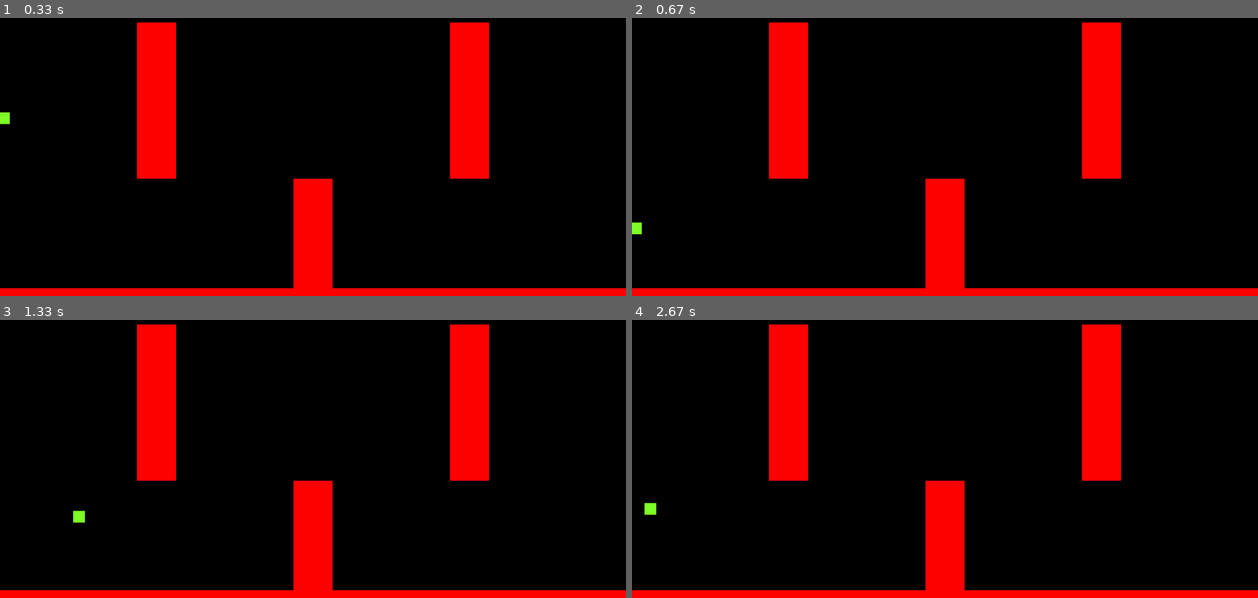
Above: before the commit, frames 1-4 (two rows, left to right).
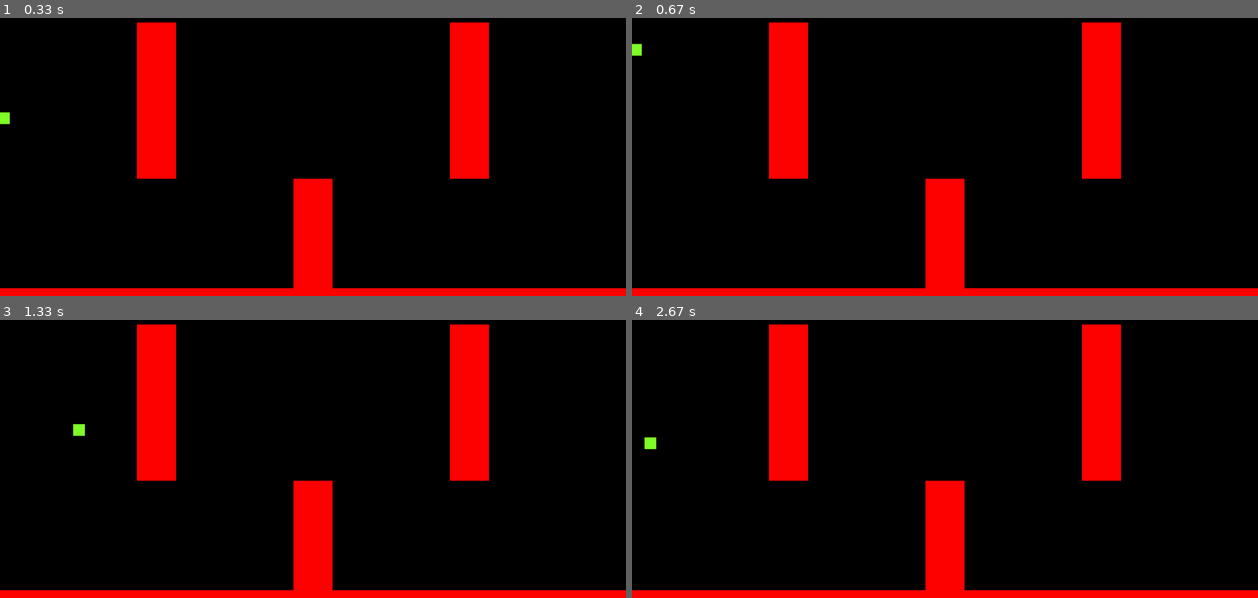
Above: after the commit, the same moments.

Repository: VoldyMoldy/pygame-platformer
Game: pygame game, started from game.py
Same seed, same stepped clock (60 frames per second), same inputs: the game is played once before the commit and once after it.
Inputs:
- Up to frame 1 (0.33 s): no input
- Up to frame 2 (0.67 s): tap Space at 0.33 s
- Up to frame 3 (1.33 s): hold Right 0.67-1.13 s; tap Space at 0.73, 1.03, 1.23 s; hold Right from 1.17 s (still down)
- Up to frame 4 (2.67 s): tap Space at 1.53, 1.73, 2.03, 2.3, 2.6 s; release Right at 1.63 s; hold Left 1.67-2.2 s; hold Left 2.23-2.63 s

Frame 1 is identical in both runs. In frame 2, 0.1% of the frame differs, in the area x 0-2%, y 9-78%; in frame 3, 0.2%, in the area x 11-14%, y 37-73%; in frame 4, 0.2%.

Commit message:
added placeholder sprite

Diff:
--- a/game.py
+++ b/game.py
@@ -13,8 +13,8 @@
 ACC       = 0.75
 FRIC      = -0.12
 GRAV      = 0.5
-MAX_JUMPS = 0
-EX_JUMPS  = 0
+MAX_JUMPS = 1
+EX_JUMPS  = 1
 FALL_CAP  = 15
 FPS       = 60
 
@@ -45,7 +45,7 @@
 class Player(pygame.sprite.Sprite):
     def __init__(self):
         super().__init__()
-        #self.image = pygame.image.load("character.png")
+        #self.image = pygame.image.load("sprites/idle.png")
         self.surf = pygame.Surface((30, 30))
         self.surf.fill((128,255,40))
         self.rect = self.surf.get_rect()
Binary file added: sprites/idle.png
